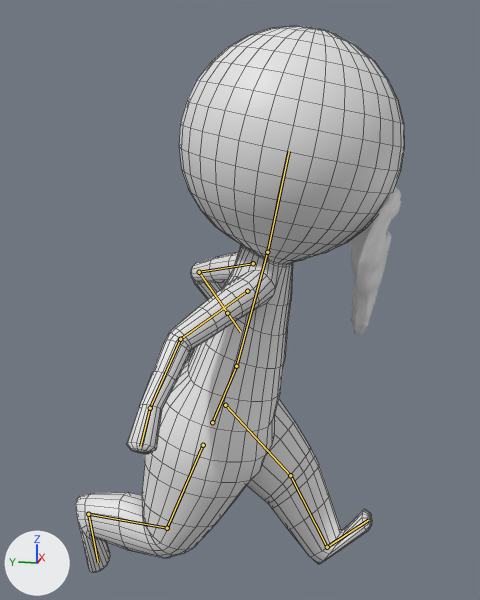
The Blender file Assets/models/npc/npc0.blend, before and after one commit.
Before and after are seen from a 50 mm lens placed at (-6.13, -1.48, 2.52), pointed at (-0.13, -0.28, 1.02). The axes (+X, +Y, +Z) are drawn at lower left. The lights are the same throughout. Both versions are drawn at frame 11 of the action 'run'; the numbers are the values there. The bones that bend it are drawn over the model as lines. Mesh edges are drawn as thin lines on the coarser meshes.
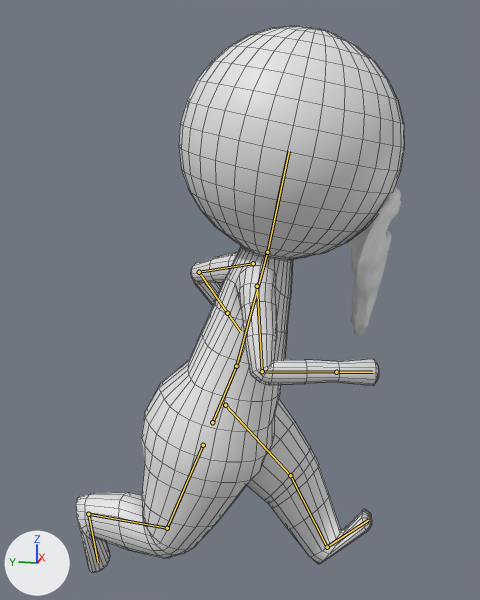
Commit message: Updates npc run animation for no sword holding

Where the change shows, as pixel boxes [x1, y1, x2, y2] in the pictures (480 x 600 px):
'Cylinder', posed
    both: [76, 26, 404, 573]
bone 'Arm.Upper.R', root to tip
    before: (247, 291) to (180, 339)
    after: (257, 286) to (262, 371)
bone 'Arm.Lower.R', root to tip
    before: (180, 339) to (150, 408)
    after: (262, 371) to (336, 372)
bone 'Arm.Hand.R', root to tip
    before: (150, 408) to (140, 446)
    after: (336, 372) to (372, 372)

The change in detail:
Bone 'Arm.Upper.R' (bone_arm_upper_r) moves from (0.0, 0.0, -0.06) to (0.075, -0.002, 0.0).
Bone 'Arm.Upper.R' (bone_arm_upper_r) turns from (-31, -22, 56) to (24, 1, 51) degrees about its own x, y and z.
Bone 'Arm.Lower.R' (bone_arm_lower_r) turns from (9, 24, 31) to (3, 6, 89) degrees about its own x, y and z.
Bone 'Arm.Hand.R' (bone_arm_hand_r) turns from (2, 10, 10) to (0, 0, 0) degrees about its own x, y and z.
